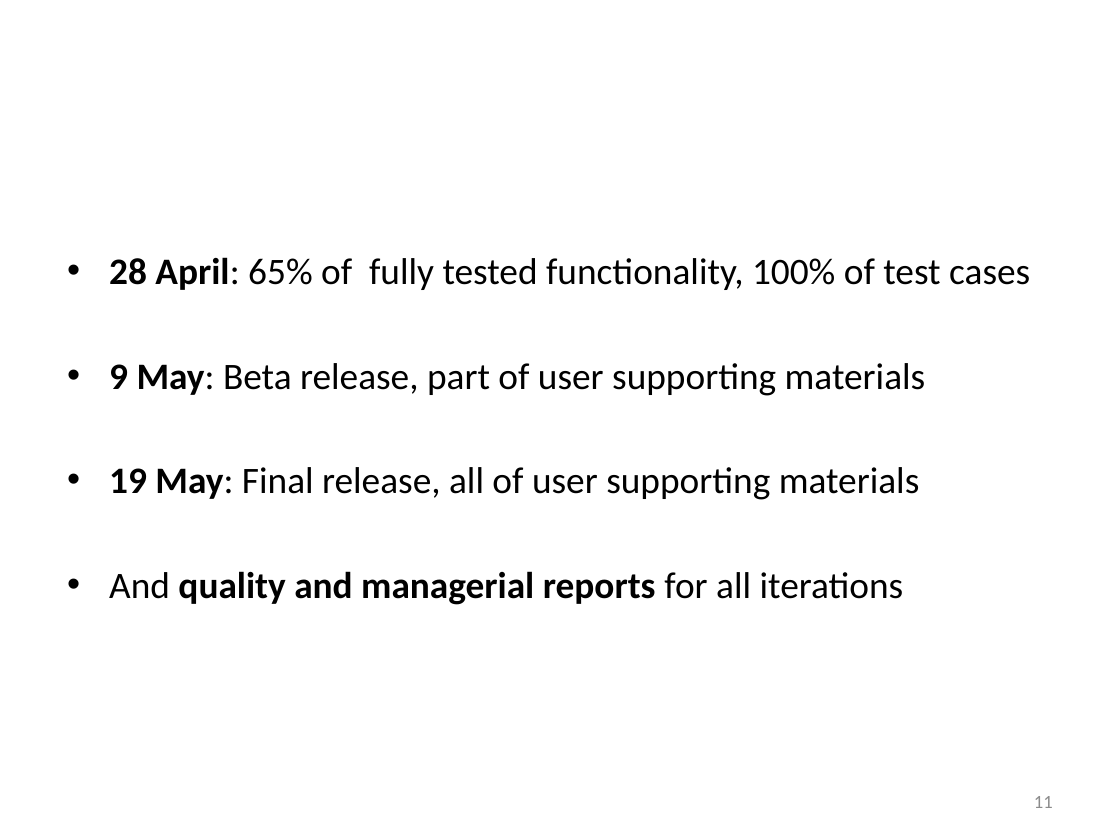
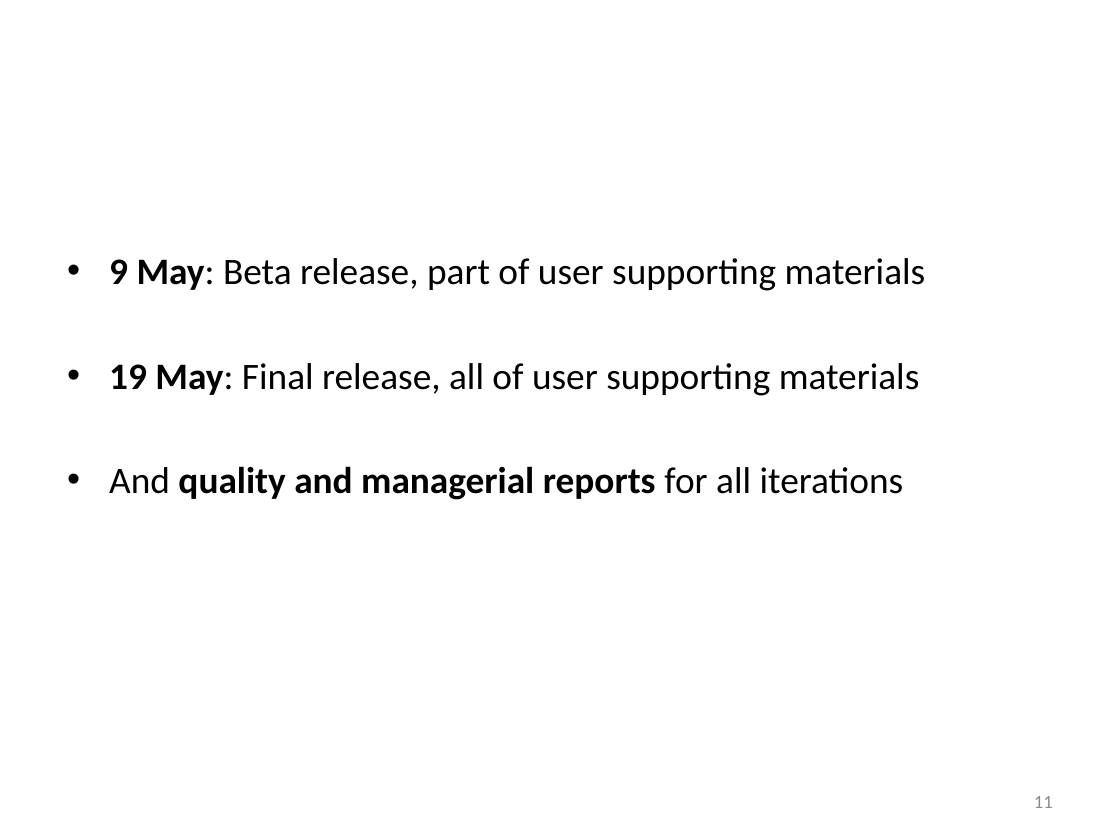
Before and after one commit to soomro/vms_technicalchallenge, a slide deck: slide 11 of DOCS/Presentations/27.04.2010.pptx. Drawn at 1120x840 pixels with LibreOffice and Linux fonts; fonts in the diff are those of the drawing; background and template pictures are left out. Boxes give left, top, right and bottom in pixels: in the first picture for what was removed or moved away, otherwise in the second. Text is boxed around its words. In the diff, an @@ line names an element or a change of style, - is before the commit and + after.

```diff
--- a/DOCS/Presentations/27.04.2010.pptx
+++ b/DOCS/Presentations/27.04.2010.pptx
@@ text at box(109, 257, 1030, 290): paragraph removed @@
-• 28 April: 65% of fully tested functionality, 100% of test cases
```
Also in this commit, not shown: 5 other slides changed, 1 slide added.
